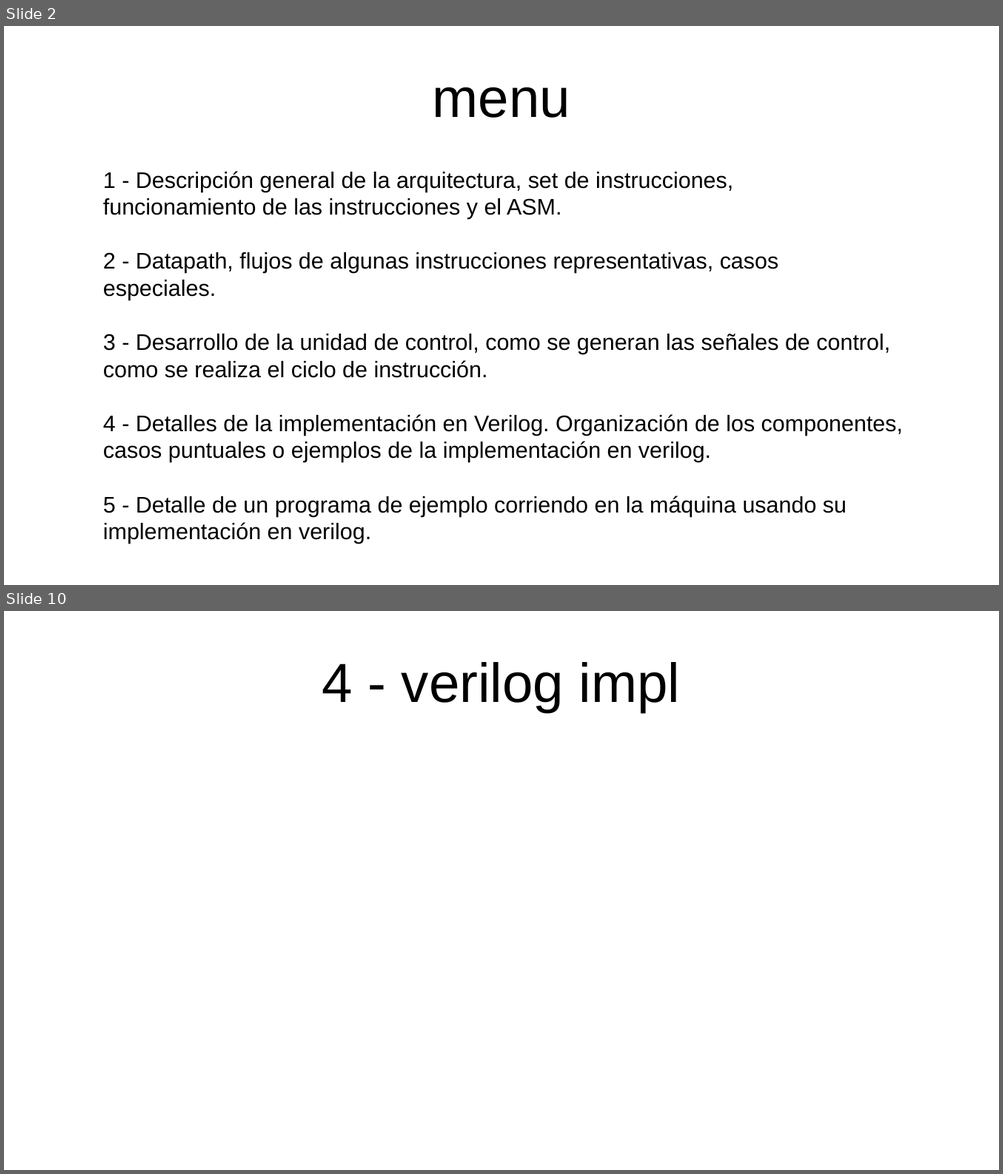
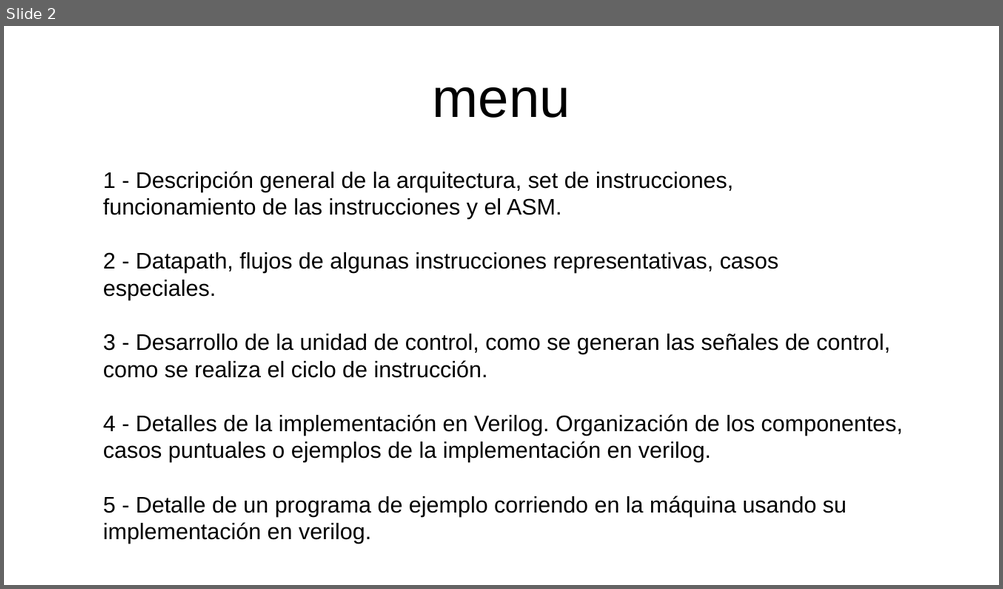
Before and after one commit to franciscod/core, a slide deck: core.odp. Shown one above the other, each under a label of ours: slides 2 and 10 before the commit, slide 2 after it; the slides between them are not shown. The pictures are 1003x1174 and 1003x589 pixels, drawn with LibreOffice and Linux fonts; fonts in the diff are those of the drawing. Boxes give left, top, right and bottom in pixels: in the first picture for what was removed or moved away, otherwise in the second. Text is boxed around its words. In the diff, an @@ line names an element or a change of style, - is before the commit and + after.

```diff
--- a/core.odp
+++ b/core.odp
@@ slide 10 removed at (4, 611, 999, 1170), background #FFFFFF @@
@@ title removed at (321, 662, 680, 712) @@
-4 - verilog impl
```
Also in this commit, not shown: 8 slides changed, 4 other slides removed, 1 other file.
